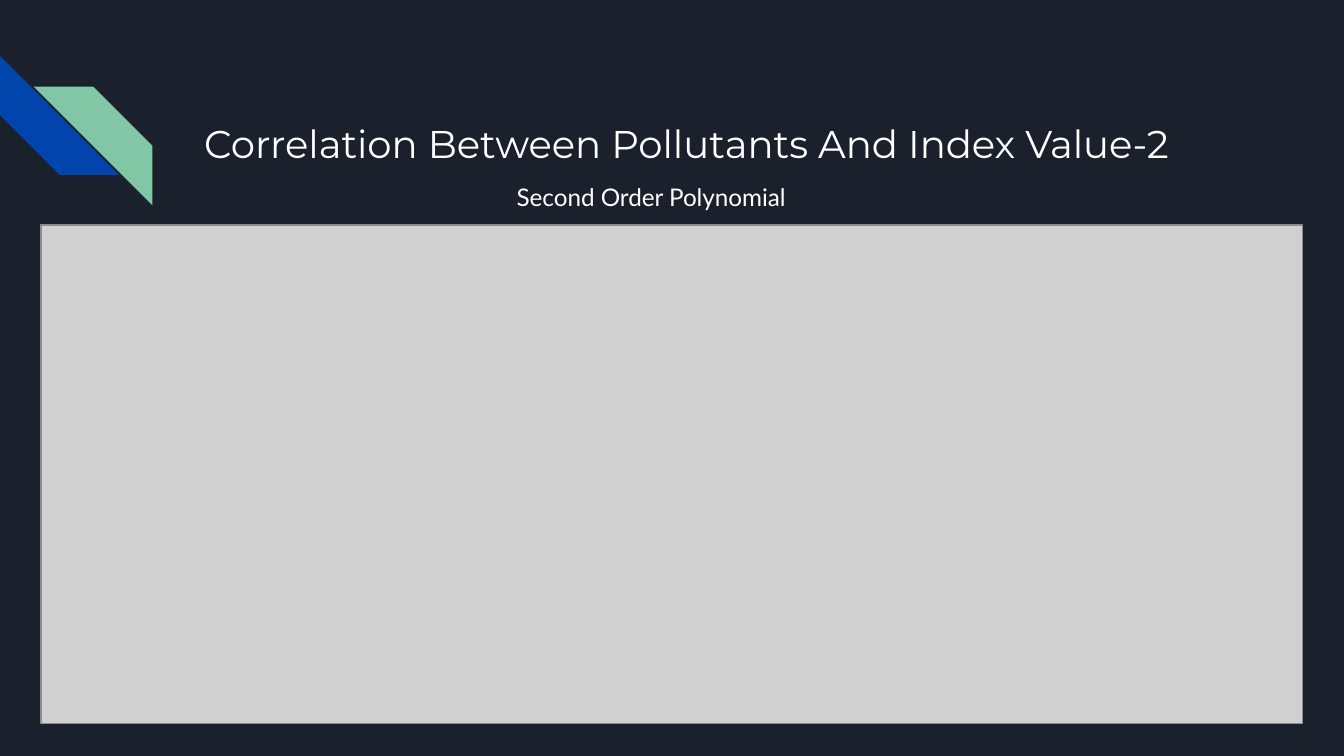
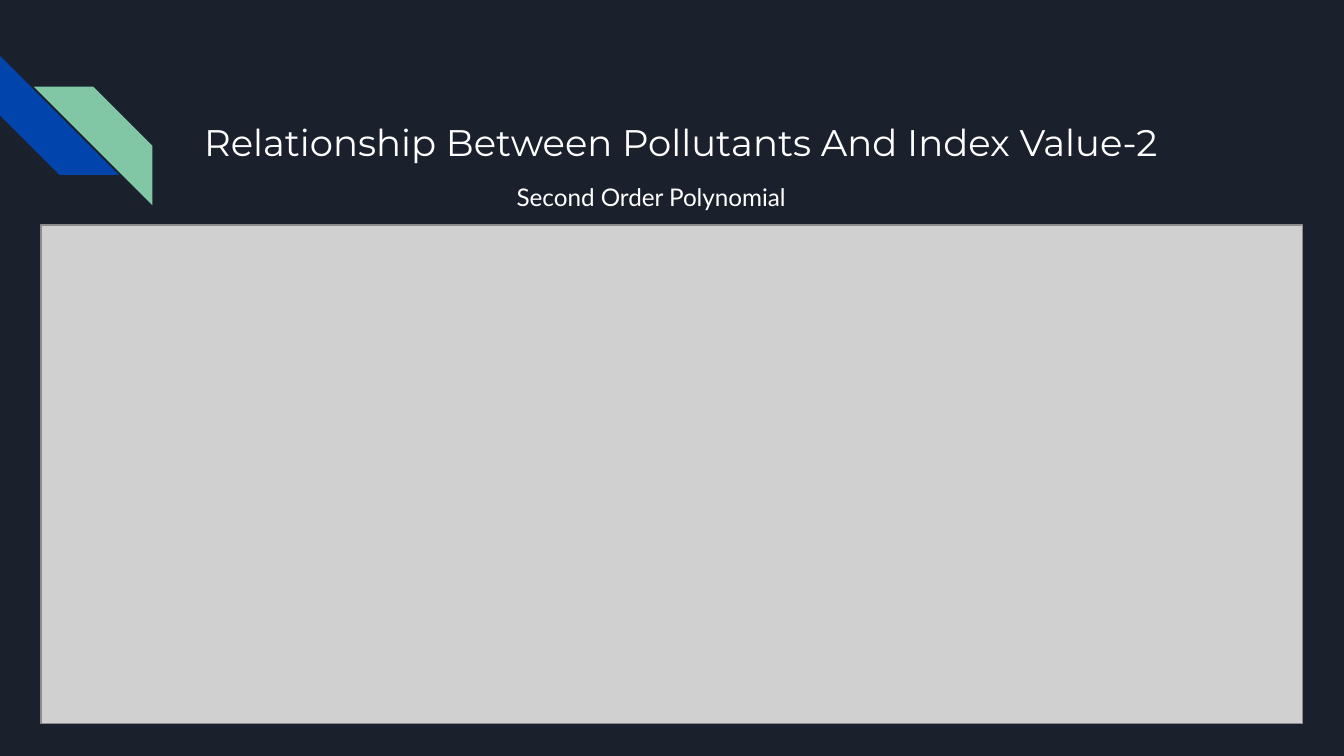
Before and after one commit to marinos32/Google-Data-Analytics-Capstone-Project, a slide deck: slide 12 of Air Pollution Change in Cyprus 2018-2023.pptx (slide 13 before the commit). Drawn at 1344x756 pixels with LibreOffice and Linux fonts; fonts in the diff are those of the drawing; grey boxes stand for pictures. Boxes give left, top, right and bottom in pixels: in the first picture for what was removed or moved away, otherwise in the second. Text is boxed around its words. In the diff, an @@ line names an element or a change of style, - is before the commit and + after.

```diff
--- a/Air Pollution Change in Cyprus 2018-2023.pptx
+++ b/Air Pollution Change in Cyprus 2018-2023.pptx
@@ title at <box>204,128,1158,163</box>: text changed; size 20.7 to 19.8 pt @@
-Correlation Between Pollutants And Index Value-2
+Relationship Between Pollutants And Index Value-2
```
Also in this commit, not shown: 6 other slides changed, 1 slide removed.
